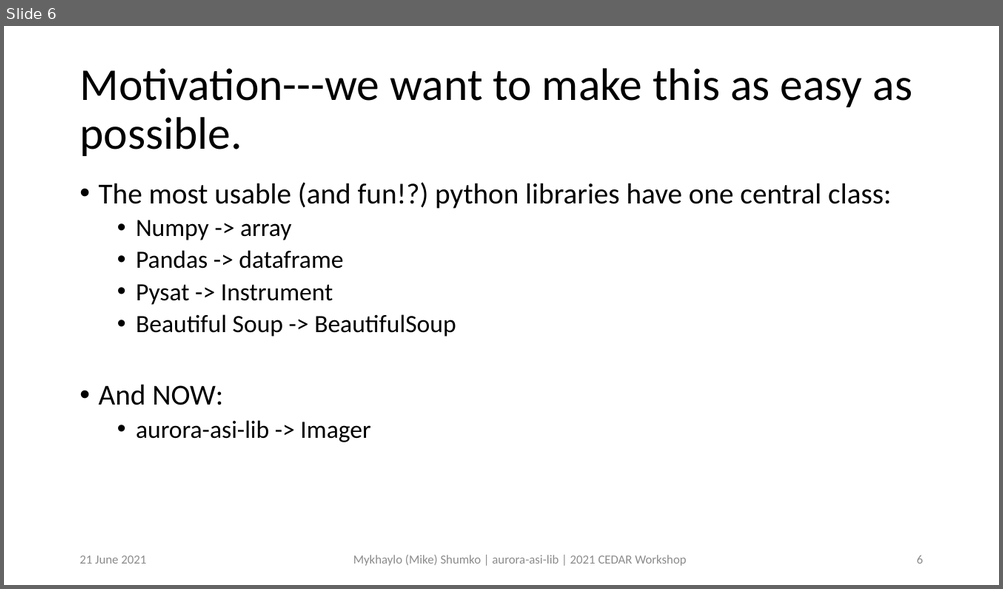
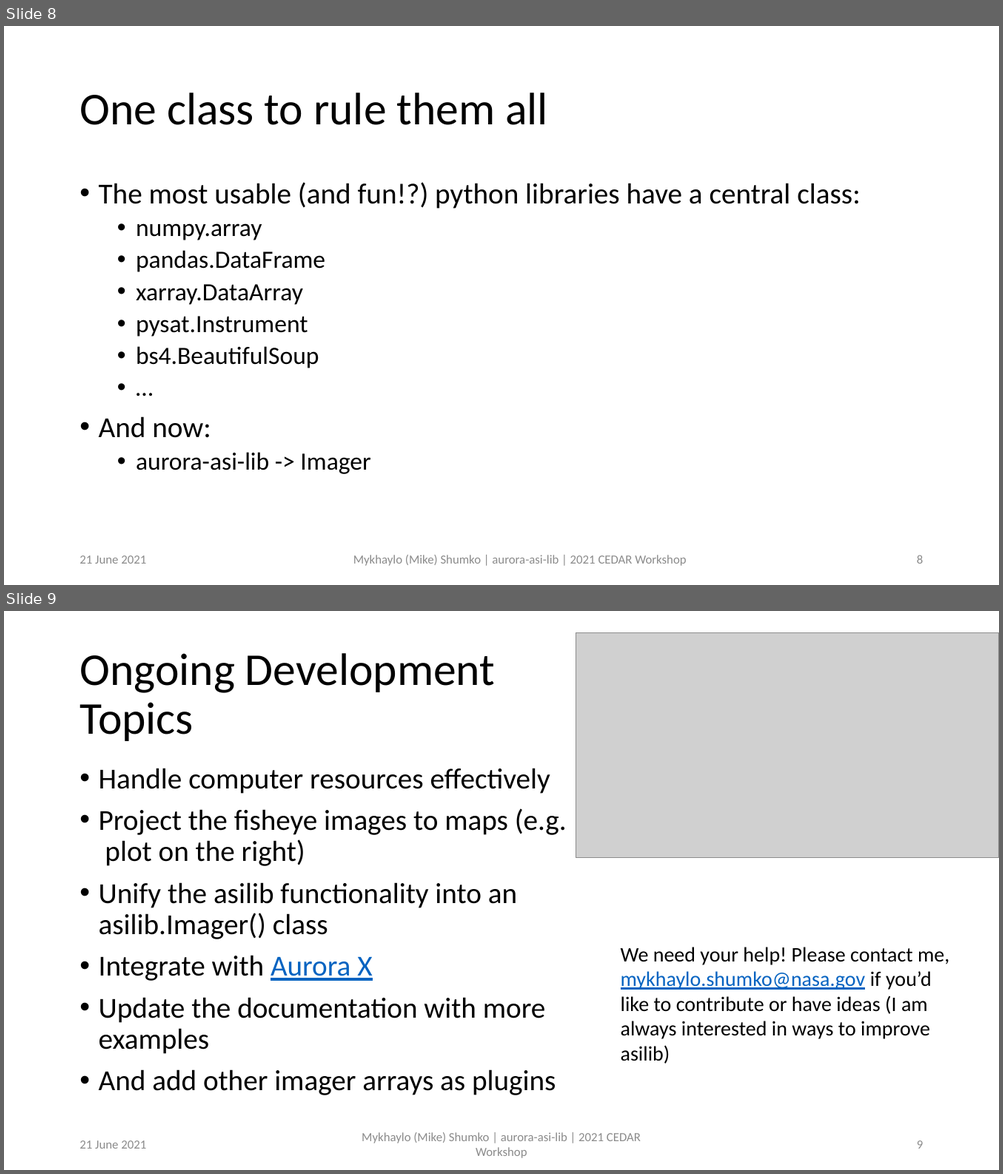
Before and after one commit to mshumko/asilib, a slide deck: presentations/2021_cedar_shumko_asilib.pptx. Shown one above the other, each under a label of ours: slide 6 before the commit, slides 8 and 9 after it. The pictures are 1003x589 and 1003x1174 pixels, drawn with LibreOffice and Linux fonts; fonts in the diff are those of the drawing; grey boxes stand for pictures. Boxes give left, top, right and bottom in pixels: in the first picture for what was removed or moved away, otherwise in the second. Text is boxed around its words. In the diff, an @@ line names an element or a change of style, - is before the commit and + after.

```diff
--- a/presentations/2021_cedar_shumko_asilib.pptx
+++ b/presentations/2021_cedar_shumko_asilib.pptx
@@ slide 9 added at (x1=4, y1=611, x2=999, y2=1170), background #FFFFFF @@
@@ picture added at (x1=575, y1=632, x2=999, y2=858) @@
@@ title added at (x1=79, y1=653, x2=495, y2=741), 44 pt, text #000000 @@
+Ongoing Development Topics
@@ text added at (x1=99, y1=768, x2=566, y2=1096), 28 pt, text #000000 @@
+• Handle computer resources effectively
+• Project the fisheye images to maps (e.g. plot on the right)
+• Unify the asilib functionality into an asilib.Imager() class
+• Integrate with Aurora X
+• Update the documentation with more examples
+• And add other imager arrays as plugins
@@ text added at (x1=620, y1=947, x2=949, y2=1064), 20 pt, text #000000 @@
+We need your help! Please contact me, mykhaylo.shumko@nasa.gov if you’d like to contribute or have ideas (I am always interested in ways to improve asilib)
@@ text added at (x1=79, y1=1141, x2=146, y2=1149), 12 pt, text #8C8C8C @@
+21 June 2021
@@ text added at (x1=361, y1=1133, x2=640, y2=1159), 12 pt, text #8C8C8C @@
+Mykhaylo (Mike) Shumko | aurora-asi-lib | 2021 CEDAR Workshop
@@ page number added at (x1=916, y1=1141, x2=922, y2=1149), 12 pt, text #8C8C8C @@
+9
@@ what was slide 6 is now slide 8 @@
@@ slide 8 changed as well @@
@@ title at (x1=79, y1=93, x2=548, y2=125): text changed @@
-Motivation---we want to make this as easy as possible.
+One class to rule them all
@@ text at (x1=99, y1=182, x2=859, y2=438): text changed @@
-• The most usable (and fun!?) python libraries have one central class:
-  • Numpy -> array
-  • Pandas -> dataframe
-  • Pysat -> Instrument
-  • Beautiful Soup -> BeautifulSoup
-• And NOW:
+• The most usable (and fun!?) python libraries have a central class:
+  • numpy.array
+  • pandas.DataFrame
+  • xarray.DataArray
+  • pysat.Instrument
+  • bs4.BeautifulSoup
+  • …
+• And now:
@@ page number at (x1=916, y1=555, x2=922, y2=564): text changed @@
-6
+8
```
Also in this commit, not shown: 6 other slides changed, 2 other slides added, 1 other file.
